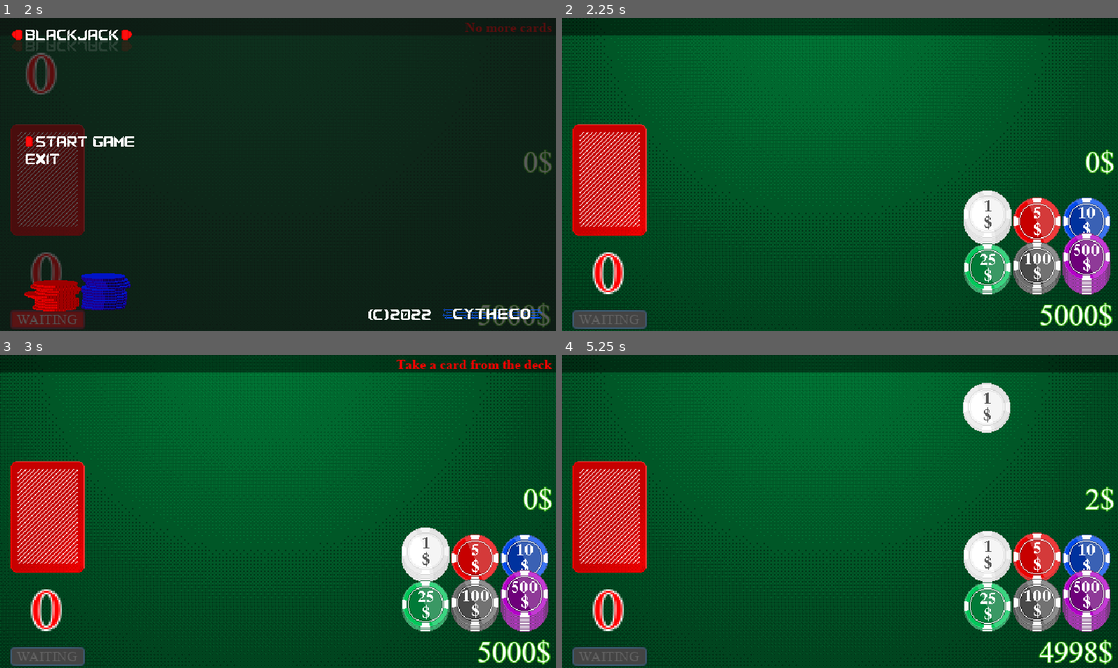
Above: before the commit, frames 1-4 (two rows, left to right).
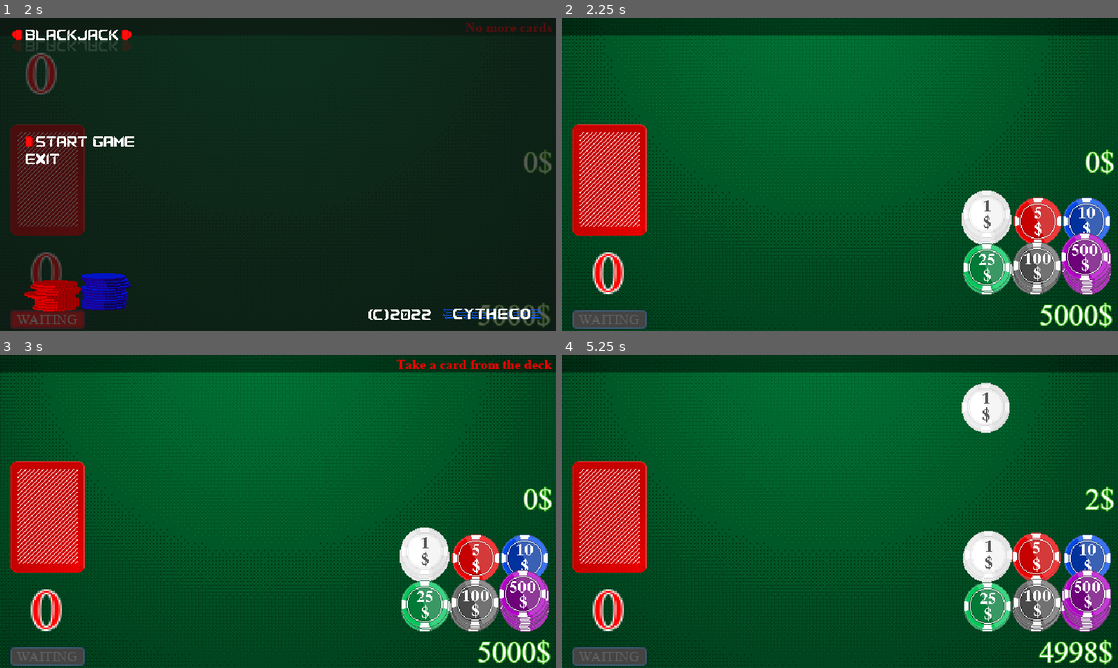
Above: after the commit, the same moments.

Repository: Cydeamon/Blackjack
Game: Godot game, scene res://Main.tscn
Same seed, same stepped clock (60 frames per second), same inputs: the game is played once before the commit and once after it. Sound files missing from this copy of the repository are replaced by a short silence.
Inputs (mouse positions are in pixels of both pictures, inside the frame that each line leads up to):
- Up to frame 1 (2 s): click "Stand" at 0.5 s; click "WAITING" at 1.25 s
- Up to frame 2 (2.25 s): tap Enter (ui_accept) at 2 s; move the mouse to (645, 140) at 2.02 s; hold Up (ui_up) from 2.03 s (still down); click (645, 140) at 2.17 s
- Up to frame 3 (3 s): tap Enter (ui_accept) at 2.27, 2.75 s; move the mouse to (50, 517) at 2.77 s; release Up (ui_up) at 2.78 s; hold Down (ui_down) from 2.78 s (still down); click (50, 517) at 2.92 s
- Up to frame 4 (5.25 s): tap Enter (ui_accept) at 3.02, 3.5, 4.25, 4.52, 5 s; move the mouse to (990, 558) at 3.52 s; release Down (ui_down) at 3.53 s; hold Up (ui_up) 3.53-5.03 s; click (990, 558) at 3.67 s; move the mouse to (984, 408) at 4.27 s; click (984, 408) at 4.42 s; move the mouse to (990, 558) at 5.02 s; hold Down (ui_down) from 5.03 s (still down); click (990, 558) at 5.17 s

Frame 1 is identical in both runs. In frame 2, 1.5% of the frame differs, in the area x 71-99%, y 55-89%; in frame 3, 1.5%; in frame 4, 1.5%.

Commit message:
Chips shift in stack

Diff:
--- a/Main.gd
+++ b/Main.gd
@@ -354,6 +354,9 @@
 
 			chip_position.x -= (texture.get_width() + 2) * x_offset
 			chip_position.y -= ((texture.get_height() + 2) * y_offset) + i * 2
+
+			chip_position.x += randi() % 4 - 2
+
 			chip.position = chip_position
 
 			chip.get_node("Sprite").set_texture(texture)
Not shown, changed: export_presets.cfg
